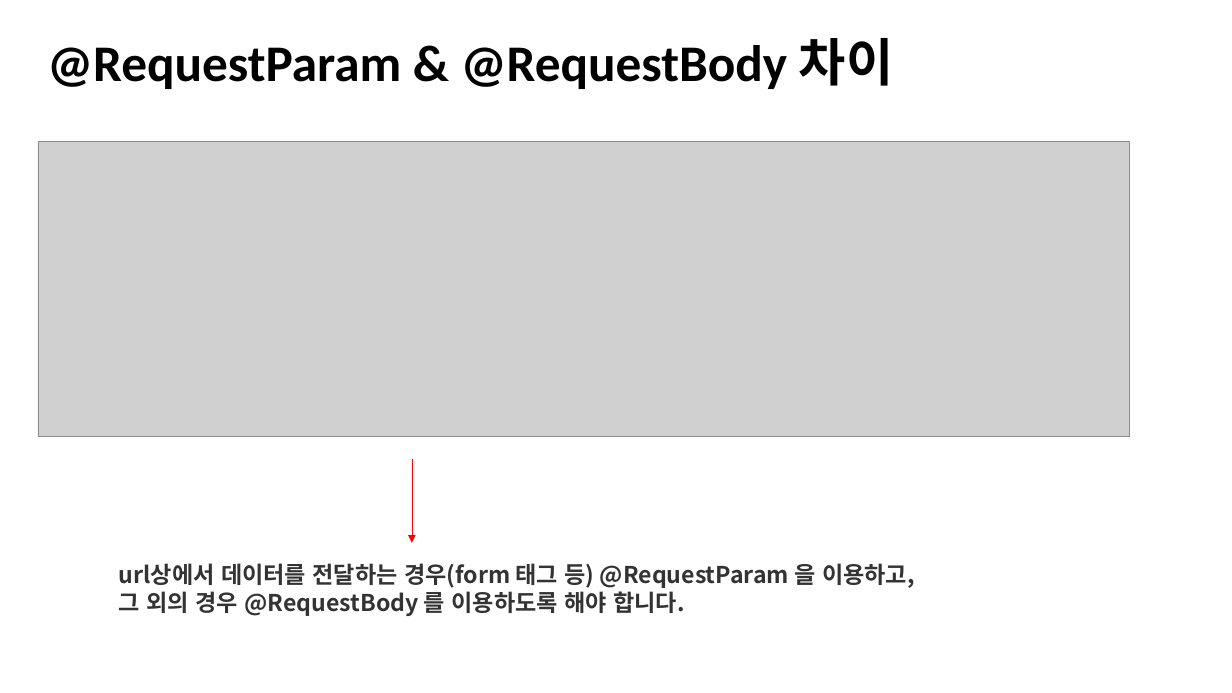
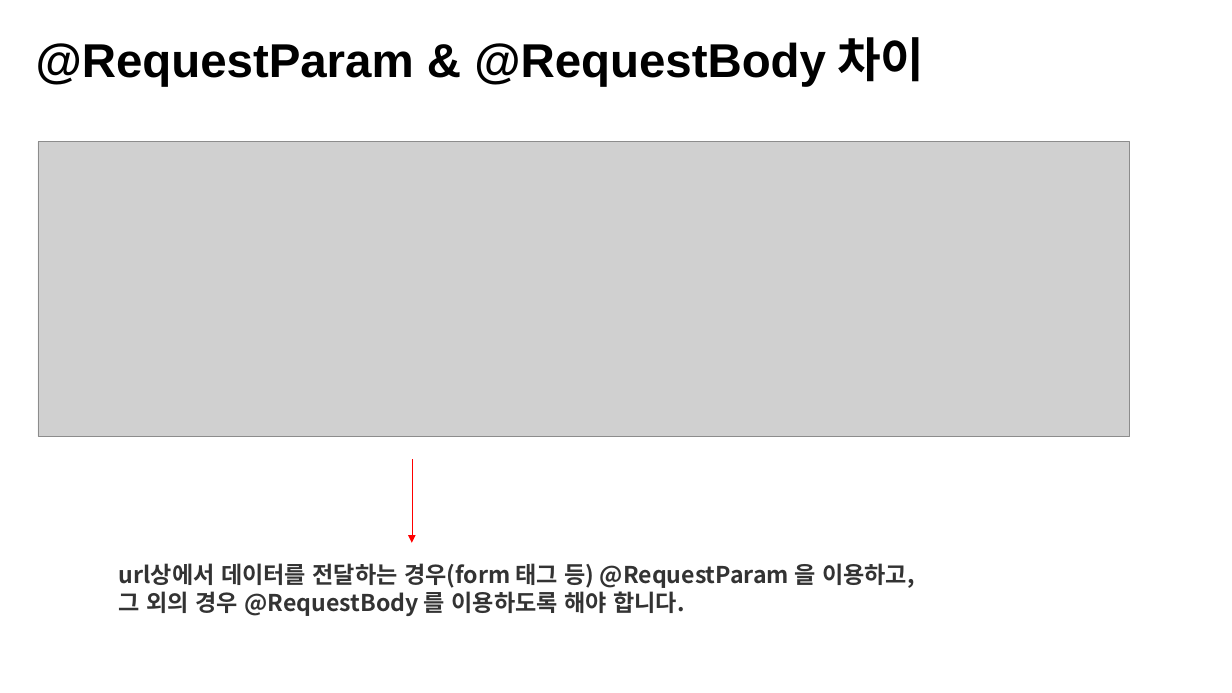
Before and after one commit to kyungmin1221/Tave_Study, a slide deck: slide 9 of 복습정리자료/spring 6주차 정리(kyungmin) .pptx. Drawn at 1232x693 pixels with LibreOffice and Linux fonts; fonts in the diff are those of the drawing; grey boxes stand for pictures. Boxes give left, top, right and bottom in pixels: in the first picture for what was removed or moved away, otherwise in the second. Text is boxed around its words. In the diff, an @@ line names an element or a change of style, - is before the commit and + after.

```diff
--- a/복습정리자료/spring 6주차 정리(kyungmin) .pptx
+++ b/복습정리자료/spring 6주차 정리(kyungmin) .pptx
@@ text "@RequestParam & @RequestBody 차이": place and size @@
-text "@RequestParam & @RequestBody 차이" at box(47, 38, 893, 89)
+text "@RequestParam & @RequestBody 차이" at box(36, 37, 924, 86)
@@ text "@RequestParam & @RequestBody 차이" at box(36, 37, 924, 86): size 40 to 37 pt, font Calibri to Arial @@
```
Also in this commit, not shown: 5 other slides changed, 1 slide removed, 1 other file.
